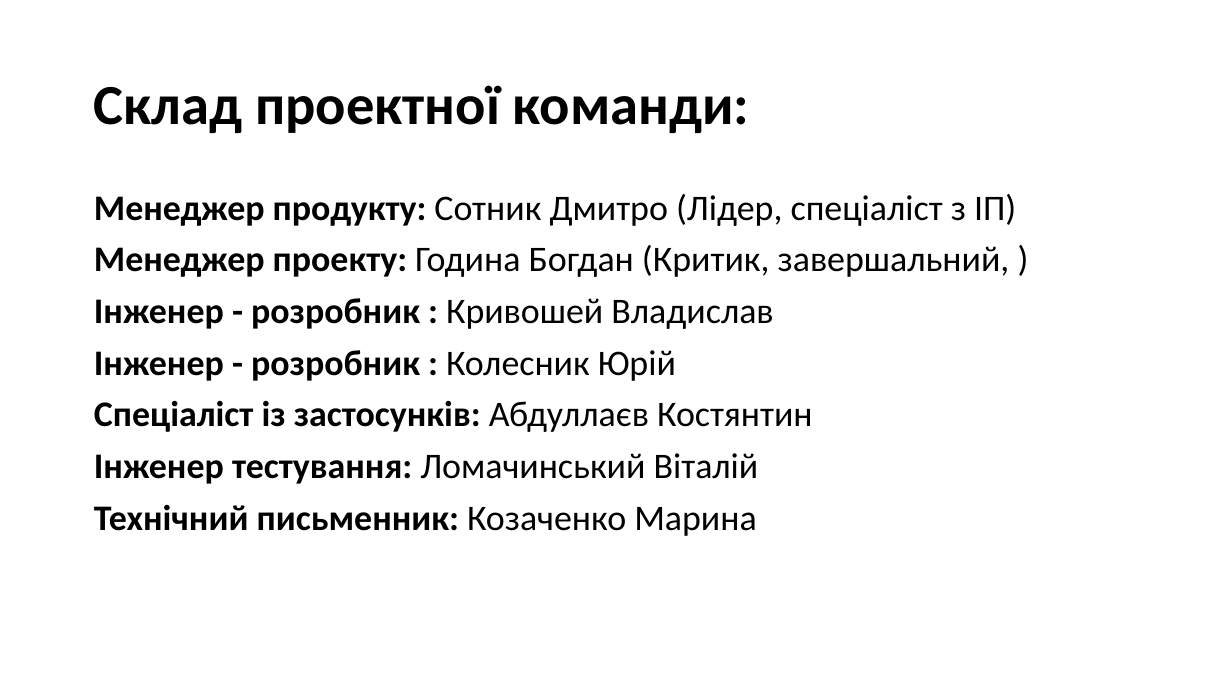
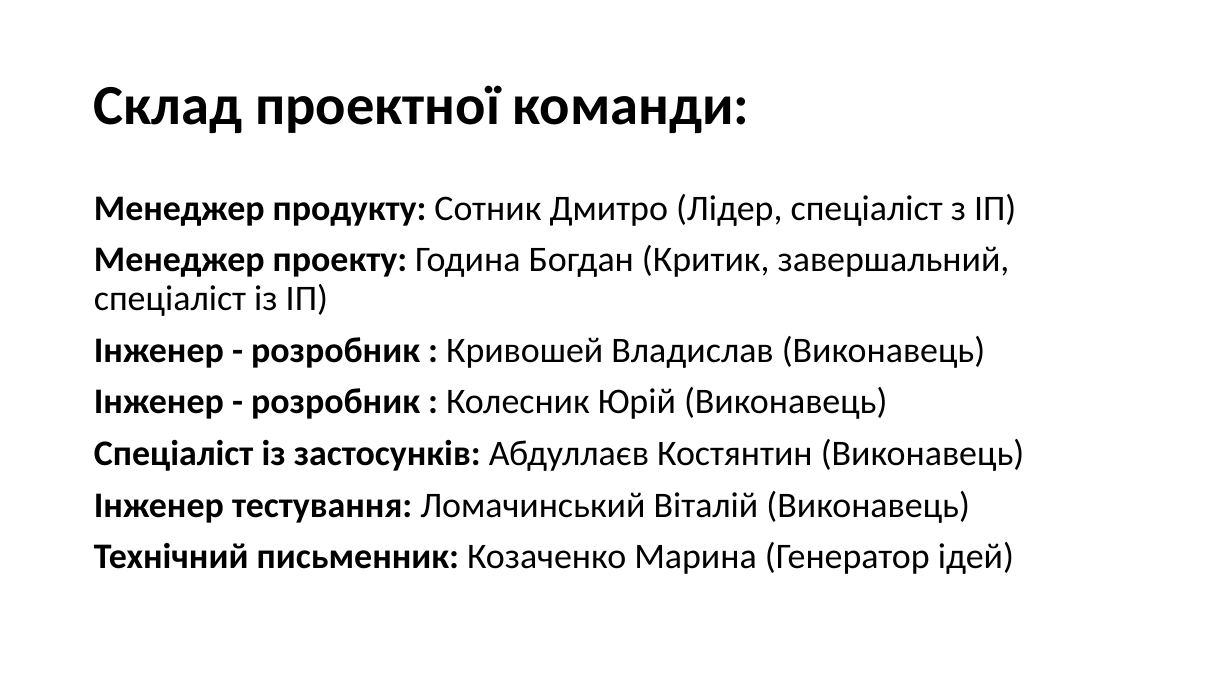
Before and after one commit to d3mage/elektronna_kafedra, a slide deck: slide 3 of elektronna_kafedra.pptx. Drawn at 1232x693 pixels with LibreOffice and Linux fonts; fonts in the diff are those of the drawing. Boxes give left, top, right and bottom in pixels: in the first picture for what was removed or moved away, otherwise in the second. Text is boxed around its words. In the diff, an @@ line names an element or a change of style, - is before the commit and + after.

```diff
--- a/elektronna_kafedra.pptx
+++ b/elektronna_kafedra.pptx
@@ text at (94, 245, 1024, 574): text changed @@
-Менеджер проекту: Година Богдан (Критик, завершальний, )
-Інженер - розробник : Кривошей Владислав
-Інженер - розробник : Колесник Юрій
-Спеціаліст із застосунків: Абдуллаєв Костянтин
-Інженер тестування: Ломачинський Віталій
-Технічний письменник: Козаченко Марина
+Менеджер проекту: Година Богдан (Критик, завершальний, спеціаліст із ІП)
+Інженер - розробник : Кривошей Владислав (Виконавець)
+Інженер - розробник : Колесник Юрій (Виконавець)
+Спеціаліст із застосунків: Абдуллаєв Костянтин (Виконавець)
+Інженер тестування: Ломачинський Віталій (Виконавець)
+Технічний письменник: Козаченко Марина (Генератор ідей)
```
Also in this commit, not shown: 3 other slides changed, 1 slide removed, 2 other files.
